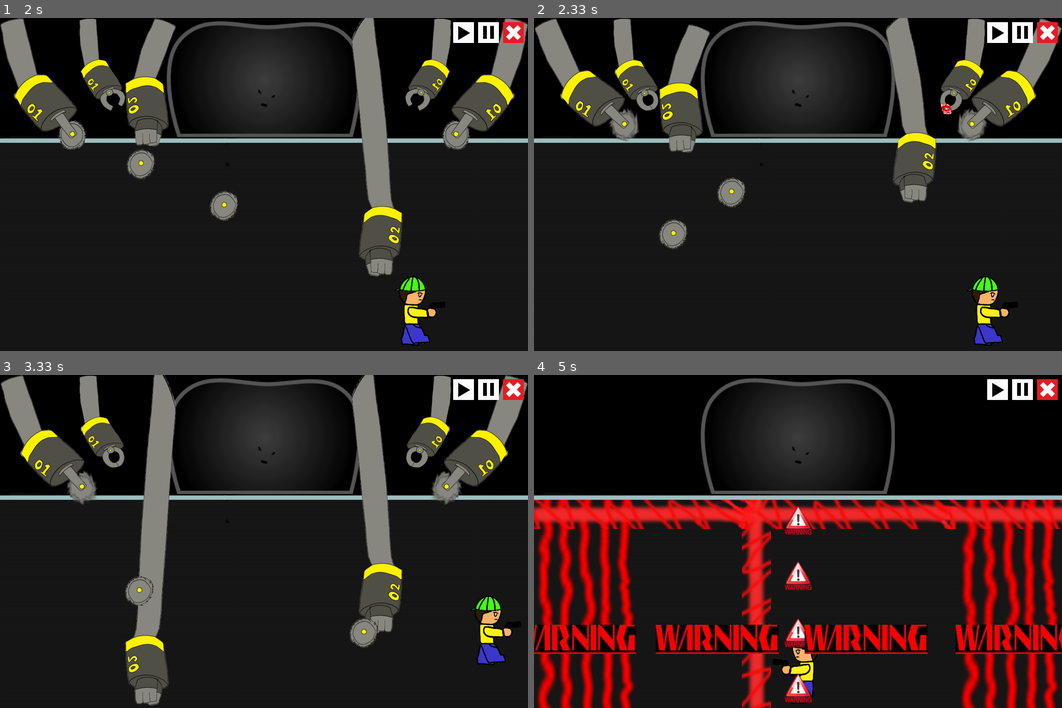
Above: before the commit, frames 1-4 (two rows, left to right).
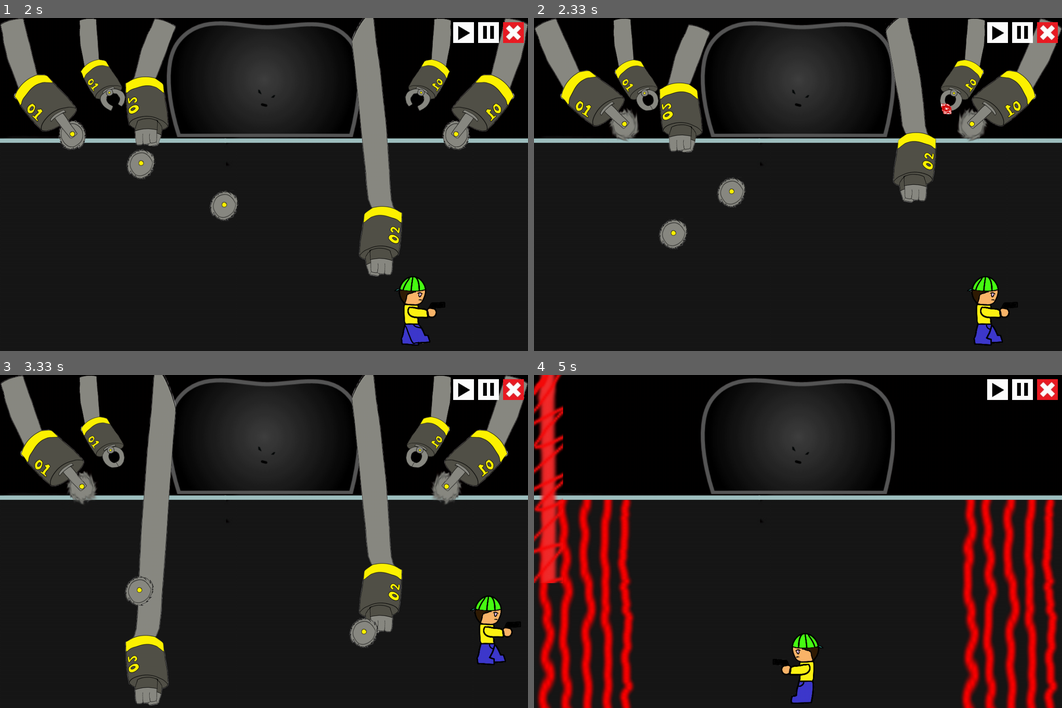
Above: after the commit, the same moments.

Repository: ss-hyun/Chilbo_pygame_pj
Game: pygame game, started from main.py
Two runs of this game, one before a commit and one after it. Both use one fixed random seed, a clock stepped at 60 frames per second and the inputs below.
Inputs (mouse positions are in pixels of both pictures, inside the frame that each line leads up to):
- Up to frame 1 (2 s): click (205, 211) at 0.38 s; hold Right Ctrl 0.67-1.13 s; hold Right 0.67-1.13 s; hold M 1.17-1.63 s; hold Right 1.17-1.63 s; tap Right Ctrl at 1.23, 1.53, 1.73 s; hold N from 1.67 s (still down); hold Right from 1.67 s (still down)
- Up to frame 2 (2.33 s): tap Right Ctrl at 2.03, 2.23 s; release N at 2.13 s; release Right at 2.13 s; hold Right from 2.17 s (still down); tap X at 2.32 s
- Up to frame 3 (3.33 s): tap Right Ctrl at 2.53, 2.73, 3.07 s; release Right at 2.63 s; hold Up 2.67-2.97 s; tap Ctrl at 2.82 s; hold Right from 3 s (still down)
- Up to frame 4 (5 s): tap Right Ctrl at 3.37, 3.57, 3.87, 4.13, 4.47, 4.77 s; release Right at 3.47 s; hold Left 3.5-4.03 s; tap X at 3.65 s; hold Down 4.07-4.37 s; tap Ctrl at 4.22 s; hold Left 4.4-4.8 s; tap Tab at 4.83 s

Frame 1 is identical in both runs. In frame 2, less than 0.1% of the frame differs, in the area x 82-89%, y 81-99%; in frame 3, less than 0.1%; in frame 4, 17%, in the area x 0-100%, y 0-100%.

Commit message:
Fix conflict

Diff:
--- a/stage1.py
+++ b/stage1.py
@@ -33,23 +33,24 @@
     for event in game.event_key:
         if event.type == pygame.KEYDOWN:
 
-            ch.move_state = True
-
             if event.key == pygame.K_LEFT:
-              ch.move_factor_x = -speed
-              ch.curr_state = 6
+                ch.move_state = True
+                ch.move_factor_x = -speed
+                ch.curr_state = 6
 
             elif event.key == pygame.K_RIGHT:
-              ch.move_factor_x = speed
-              ch.curr_state = 4
+                ch.move_state = True
+                ch.move_factor_x = speed
+                ch.curr_state = 4
 
             elif event.key == pygame.K_UP:
-              key_up = True
-              ch.move_factor_y = -speed
-              ch.curr_state = 10
+                ch.move_state = True
+                key_up = True
+                ch.move_factor_y = -speed
+                ch.curr_state = 10
 
             elif event.key == pygame.K_DOWN:
-
+                ch.move_state = True
                 ch.move_factor_y = speed
                 ch.curr_state = 8
 
@@ -103,7 +104,9 @@
 def user_attack(ch, game):
     for event in game.event_key:
         if event.type == pygame.KEYDOWN and event.key == pygame.K_a:
-            game.user_attack.append(stage_template.Spherical_Attack(ch.atk_list[0][0], ch.atk_list[0][1], ch.atk_list[0][2], ch.pos.copy(), user_atk_move))
+            #for user in game.user_list[:]:
+                #user.pos[user.curr_state]
+            game.user_attack.append(stage_template.Spherical_Attack(ch.atk_list[0][0], ch.atk_list[0][1], ch.atk_list[0][2], ch.pos.copy()+338, user_atk_move))
 
 def user_atk_move(atk, game):
     atk.pos[1] -= 6
@@ -296,8 +299,10 @@
                 user.hp -= atk.damage
                 if user.hp <= 0: game.user_list.remove(user)
             return False
+    # if atk.pos[0] >= 1000 or atk.pos[1] >= 800:
+    #     return False
+    # print(atk.save_var['d1'])
     return True
-
 
 def forceps_attack_2(ch, game):
     for event in game.event_key:
@@ -419,13 +424,33 @@
     return True
 
 def laser_field1_start(ch, game):
-    ch.pos = [ 0, game.display_size[1] - ch.size[ch.curr_state][1] ]
+    ch.pos = [ 0, game.display_size[1] - ch.size[ch.curr_state][1]]
+
+def laser_field1_attack(ch , game):
+    if ch.laser_status == False:
+        game.monster_attack.append(stage_template.Rectangle_Attack(ch.atk_list[0][0], ch.atk_list[0][1], ch.size[ch.curr_state], ch.pos.copy(), None))
+        ch.laser_status = True
+    for user in game.user_list[:]:
+            if user.pos[0] <= ch.pos[0] +200 and user.pos[1] <= ch.pos[1] +400:
+                if user.name == "user":
+                    user.hp -= ch.atk_list[0][1]
+                    if user.hp <= 0:
+                        game.user_list.remove(user)
+    return False
+
+
 
 
 def laser_field2_start(ch, game):
     ch.pos = [ game.display_size[0] - ch.size[ch.curr_state][0], game.display_size[1] - ch.size[ch.curr_state][1] ]
 
-
+def laser_field2_attack(atk , game):
+    pass
+
+def laser_attack_attack(atk, game):
+    for event in game.event_key:
+        if event.type == pygame.KEYDOWN and event.key == pygame.K_v:
+            atk.pos[1] = 300
 
 def stage1(name, path, fps, speed):
     bg_image = pygame.image.load(path + "/image/boss_stage_test.jpg")
@@ -438,7 +463,7 @@
     laser_atk_info = [ [ "/image/laser_field.png", 1 , 10, None ] ]
 
 
-    # character info : (name, relative path list, function list, attack image path, attack info list, group)
+    # character info : (name, relative path list, function list, attack info list, group)
     # # name : character name
     # # relative path list : Characters have various states. Images of all possible conditions.
     # # function list : A function of all actions that can be done as a character, including initialization.
@@ -459,28 +484,28 @@
     have_next = stage1_1.run()
     bg_image = pygame.image.load(path + "/image/boss_stage_test.jpg")
 
-    def laser_waring_start(ch, game):
+    #def laser_waring_start(ch, game):
         #X = 0
-        ch.pos = [ 600, 300]
-
-    def laser_waring_start1(ch, game):
+        #ch.pos = [ 600, 300]
+
+    #def laser_waring_start1(ch, game):
         #X = 0
-        ch.pos = [ -50, 600]
-
-    def laser_attack_start(ch, game):
+        #ch.pos = [ -50, 600]
+
+    #def laser_attack_start(ch, game):
         #X = 0
-        ch.pos = [ 500, 300]
-
-    def laser_attack1_start(ch, game):
-        ch.pos = [0, 300]
+        #ch.pos = [ 500, 300]
+
+    #def laser_attack1_start(ch, game):
+        #ch.pos = [0, 300]
 
     ch_info_list = ["user", "boss",
-                     ("laser_field1", [ "/image/laser_field.png" ], [ None, laser_field1_start, None, None ], None, 1),
-                     ("laser_field2", [ "/image/laser_field.png" ], [ None, laser_field2_start, None, None ], None, 1),
-                     ("laser_attack", ["/image/laser_attack.png"], [None, laser_attack_start, None, None], None, 1),
-                     ("laser_attack1", ["/image/laser_attack1.png"],[None, laser_attack1_start, None, None], None, 1),
-                     ("laser_waring", ["/image/waring.png"], [None, laser_waring_start, None, None], None, 1),
-                     ("laser_waring1", ["/image/waring3.png"], [None, laser_waring_start1, None, None], None, 1)]
+                     ("laser_field1", [ "/image/laser_field.png" ], [ None, laser_field1_start, laser_field1_attack, None ], laser_atk_info, 1),
+                     ("laser_field2", [ "/image/laser_field.png" ], [ None, laser_field2_start, laser_field2_attack, None ], None, 1),
+                     ("laser_attack", ["/image/laser_attack.png"], [None, None, laser_attack_attack, None], None, 1),
+                     ("laser_attack1", ["/image/laser_attack1.png"],[None, None, None, None], None, None),
+                     ("laser_waring", ["/image/waring.png"], [None, None, None, None], None, None),
+                     ("laser_waring1", ["/image/waring3.png"], [None, None, None, None], None, None)]
 
     if have_next:
         stage1_2 = stage_template.Stage(name, 2, path, fps, speed, bg_image, ch_info_list, stage1_1)
